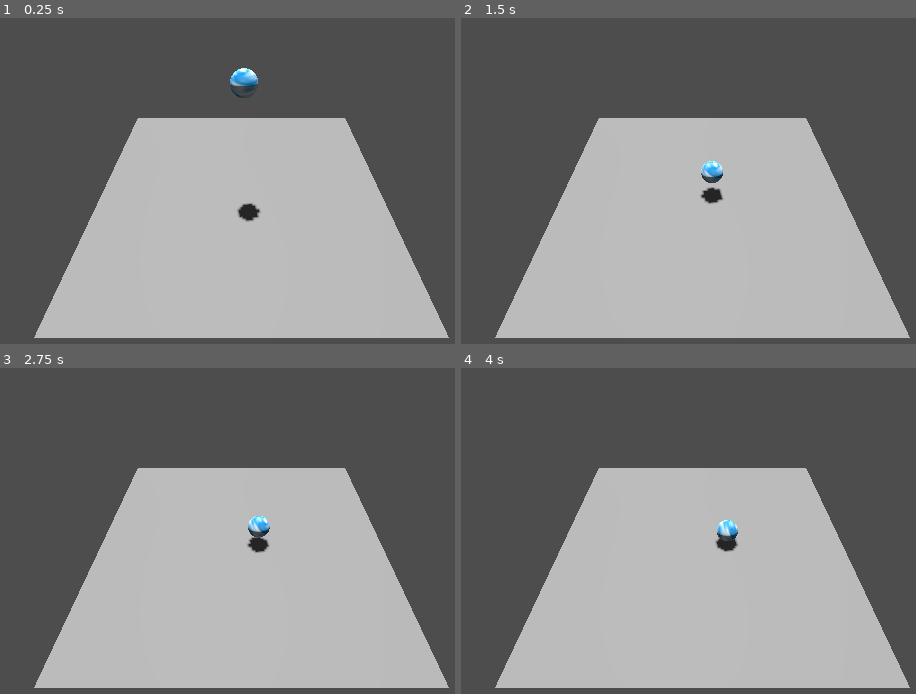
Above: before the commit, frames 1-4 (two rows, left to right).
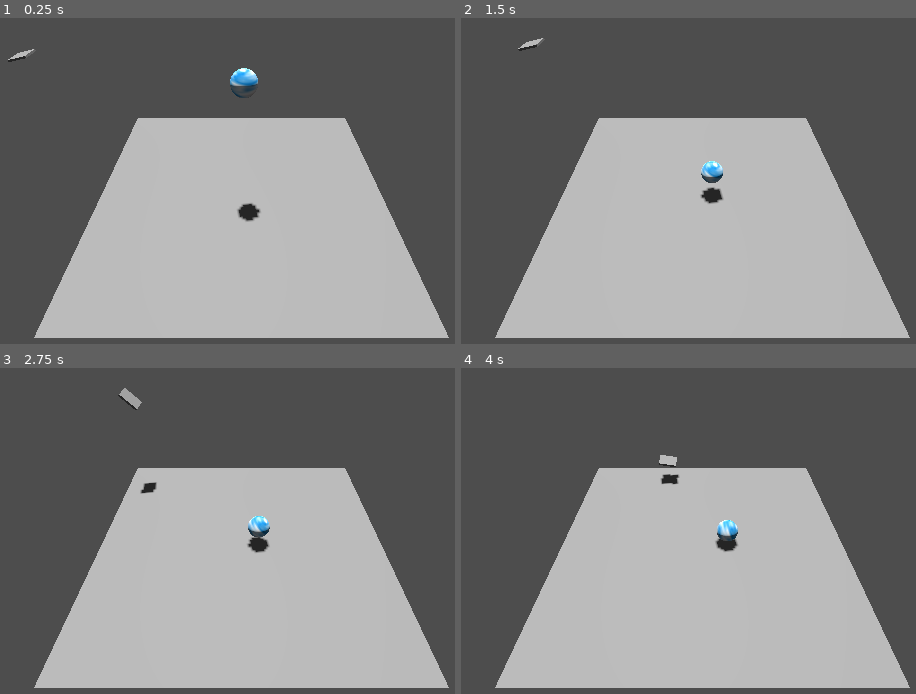
Above: after the commit, the same moments.

Repository: ColtonPhillips/geome
Game: Godot game, scene res://world/test_world.tscn
Two runs of this game, one before a commit and one after it. Both use one fixed random seed, a clock stepped at 60 frames per second and the inputs below.
Inputs:
- Up to frame 1 (0.25 s): no input
- Up to frame 2 (1.5 s): no input
- Up to frame 3 (2.75 s): no input
- Up to frame 4 (4 s): no input

The runs differ from the first frame. In frame 1, less than 0.1% of the frame differs, in the area x 1-8%, y 9-14%; in frame 2, less than 0.1%; in frame 3, 0.3%, in the area x 25-35%, y 6-39%; in frame 4, 0.2%.

Commit message:
added a cheap airplane esque thing to test out coroutines.

Diff:
--- /dev/null
+++ b/scene/airplane.tscn
@@ -0,0 +1,12 @@
+[gd_scene load_steps=3 format=3 uid="uid://cveu3y5t7k1tr"]
+
+[ext_resource type="Script" path="res://script/airplane.gd" id="1_2wgod"]
+
+[sub_resource type="BoxMesh" id="BoxMesh_abgrw"]
+
+[node name="Airplane" type="Node3D"]
+script = ExtResource("1_2wgod")
+
+[node name="MeshInstance3D" type="MeshInstance3D" parent="."]
+transform = Transform3D(1, 0, 0, 0, 0.1, 0, 0, 0, 1, 0, 0, 0)
+mesh = SubResource("BoxMesh_abgrw")
--- /dev/null
+++ b/script/airplane.gd
@@ -0,0 +1,52 @@
+extends Node3D
+
+func _ready() -> void:
+	start_flight_path()
+
+# Coroutine to handle the full flight path (takeoff, descent, and landing)
+func start_flight_path() -> void:
+	await takeoff(global_position)
+	await descent(global_position)
+	await landing(global_position)
+	print("Landed!")
+
+# Takeoff phase: Moves forward and slightly upward
+func takeoff(initial_position: Vector3) -> void:
+	var target_x := 5.0    # Horizontal target for forward movement
+	var target_y := 1.0    # Vertical target for ascent
+	var takeoff_duration := 2.0
+	await move_smooth(initial_position.x, initial_position.x + target_x,
+					  initial_position.y, initial_position.y + target_y,
+					  takeoff_duration, 2)
+
+# Descent phase: Moves forward faster, descending in Y
+func descent(initial_position: Vector3) -> void:
+	var glide_distance := 4.0  # Glide distance
+	var descent_duration := 1.5
+	await move_smooth(initial_position.x, initial_position.x + glide_distance,
+					  initial_position.y, initial_position.y - 4,
+					  descent_duration, 2.5)
+
+# Landing phase: Slows down forward motion and gradually descends to final Y position
+func landing(initial_position: Vector3) -> void:
+	var landing_duration := 1.5
+	var landing_distance := 6.0  # Landing distance
+	await move_smooth(initial_position.x,
+					  initial_position.x + landing_distance,
+					  initial_position.y, initial_position.y - 1,
+					  landing_duration, 3)
+
+# Smooth movement function to interpolate both X and Y positions, and rotate angle based on direction
+func move_smooth(start_x: float, end_x: float, start_y: float, end_y: float, duration: float, easing: float = 2) -> void:
+	var elapsed := 0.0
+	while elapsed < duration:
+		elapsed += get_process_delta_time()
+		var t := elapsed / duration
+		t = t ** easing  # Apply easing to slow down towards the end
+		var last_position = global_position
+		global_position.x = lerp(start_x, end_x, t)
+		global_position.y = lerp(start_y, end_y, t)
+		var direction = global_position - last_position
+		var angle_radians = atan2(direction.y, direction.x)
+		rotation.z = angle_radians
+		await get_tree().process_frame  # Wait until the next frame
--- a/world/test_world.tscn
+++ b/world/test_world.tscn
@@ -1,6 +1,7 @@
-[gd_scene load_steps=4 format=3 uid="uid://b1ku58ht1rrpg"]
+[gd_scene load_steps=5 format=3 uid="uid://b1ku58ht1rrpg"]
 
 [ext_resource type="PackedScene" uid="uid://bgwcwkfi4hekd" path="res://scene/pellet.tscn" id="1_1w8jl"]
+[ext_resource type="PackedScene" uid="uid://cveu3y5t7k1tr" path="res://scene/airplane.tscn" id="2_o6dk5"]
 
 [sub_resource type="Environment" id="Environment_bfsfx"]
 
@@ -20,9 +21,12 @@
 transform = Transform3D(1, 6.65068e-10, 8.73115e-11, -1.4283e-09, 1, -6.98492e-10, 0, 8.14907e-10, 1, 0.00172574, 0.490482, -0.000565973)
 direction = 3
 
-[node name="Camera3D2" type="Camera3D" parent="."]
+[node name="Camera3D" type="Camera3D" parent="."]
 transform = Transform3D(1, 0, 0, 0, 0.707107, 0.707107, 0, -0.707107, 0.707107, 0, 10, 10)
 
 [node name="MeshInstance3D" type="MeshInstance3D" parent="."]
 transform = Transform3D(6.68805, 3.31738e-09, 4.65661e-10, -5.98016e-09, 6.68805, -9.31323e-10, -2.32831e-10, 1.39698e-09, 6.68805, 0, 0, 0)
 mesh = SubResource("PlaneMesh_8urfb")
+
+[node name="Airplane" parent="." instance=ExtResource("2_o6dk5")]
+transform = Transform3D(0.999994, 0.00351843, 0.000332632, -0.00351883, 0.999995, 0.00115273, -0.000328579, -0.0011539, 1, -11.4041, 4.27351, -5.64142)
